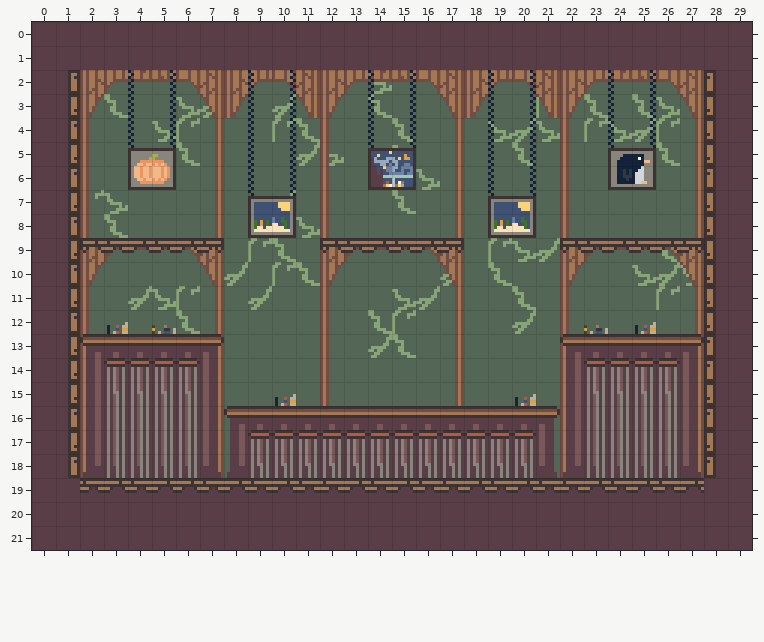
Tiled map: tiled/levels/saloon.tmx. The picture above is the old version.
Cells are 8x8 px. Shown: x 0..29, y 0..21.
Now the later version:
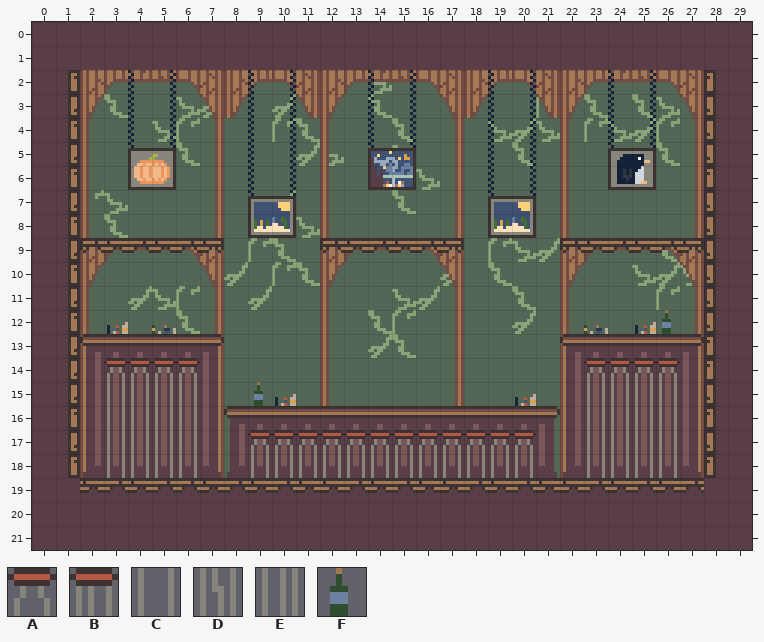
Key: from "CowboyTilemap": A 201 "wall", B 202 "wall", C 241, D 242, E 282, F 296.
_ is an empty cell.
The author wrote: Finish Saloon cutscene?
Edits made:
Layer "Collision":
The author changed tile B to tile A in row 14 at x 3 to 6 and 23 to 26; in row 17 at x 9 to 20.
The author changed tile D to tile C in row 15 at x 3 to 6 and 23 to 26; in row 18 at x 9 to 20.
The author changed tile E to tile C in rows 16 to 18 at x 3 to 6 and 23 to 26.
Tile F now appears in row 12 at x 26; in row 15 at x 9.
